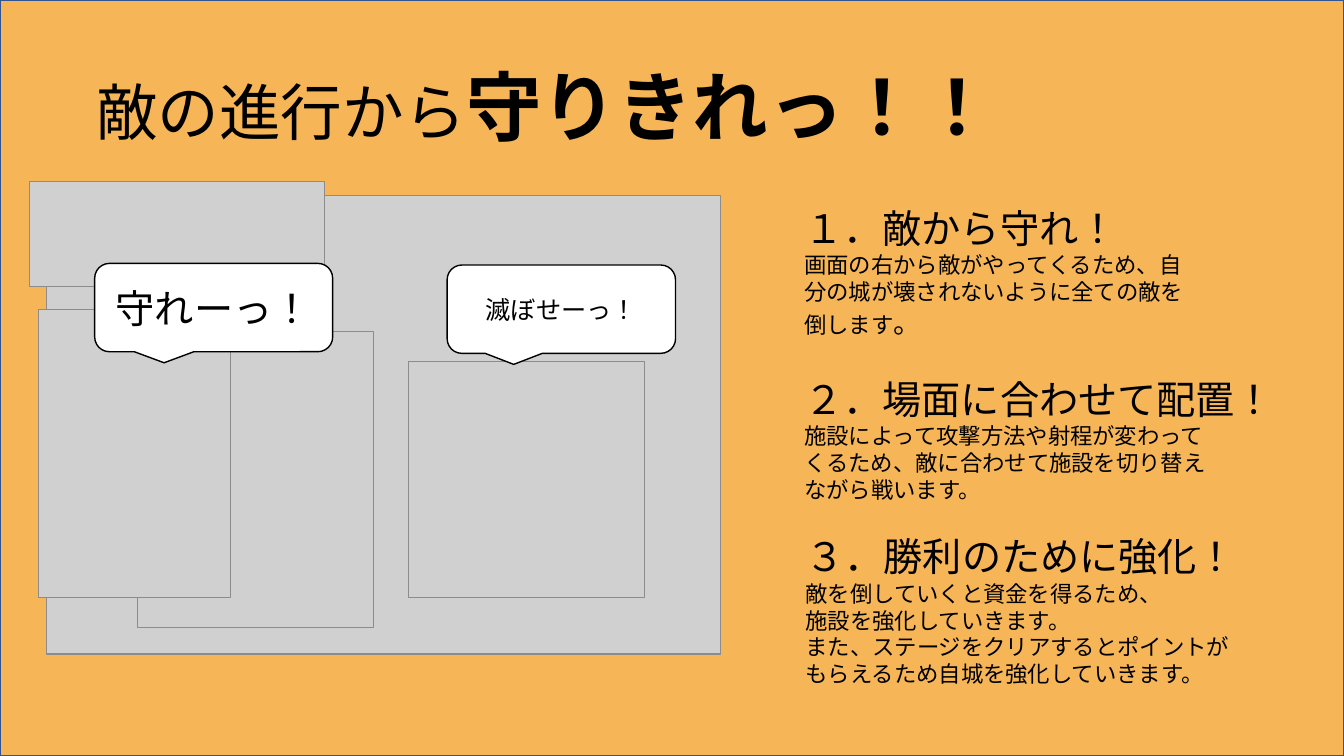
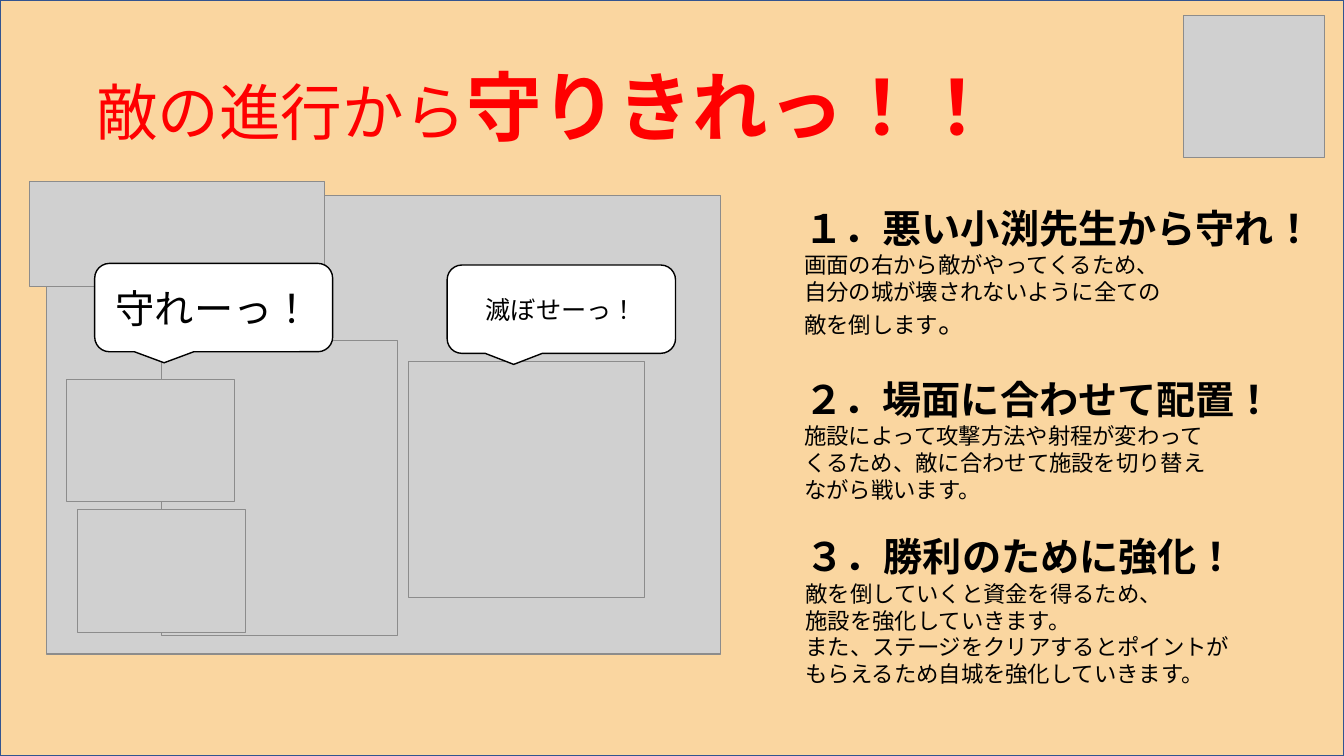
Before and after one commit to itasi29/MyGames, a slide deck: slide 3 of 企画.pptx (slide 2 before the commit). Drawn at 1344x756 pixels with LibreOffice and Linux fonts; fonts in the diff are those of the drawing; grey boxes stand for pictures. Boxes give left, top, right and bottom in pixels: in the first picture for what was removed or moved away, otherwise in the second. Text is boxed around its words. In the diff, an @@ line names an element or a change of style, - is before the commit and + after.

```diff
--- a/企画.pptx
+++ b/企画.pptx
@@ rectangle at (0, 0, 1344, 756): fill #F6B658 to #FAD6A0 @@
@@ picture added at (1184, 15, 1326, 157) @@
@@ text "敵の進行から守りきれっ！！" at (96, 70, 995, 142): text colour #000000 to #FF0000 @@
@@ text at (804, 209, 1313, 335): text changed @@
-１．敵から守れ！
-画面の右から敵がやってくるため、自分の城が壊されないように全ての敵を倒します。
+１．悪い小渕先生から守れ！
+画面の右から敵がやってくるため、
+自分の城が壊されないように全ての
+敵を倒します。
@@ picture removed at (38, 310, 231, 598) @@
@@ picture: place and size @@
-picture at (138, 332, 374, 628)
+picture at (162, 340, 398, 636)
@@ picture added at (67, 380, 234, 501) @@
@@ text at (804, 380, 1274, 418): bold on in "２．場面に合わせて配置！" @@
@@ picture added at (78, 509, 245, 632) @@
@@ text at (806, 537, 1237, 575): bold on in "３．勝利のために強化！" @@
```
Also in this commit, not shown: 4 other slides changed, 1 slide added.
